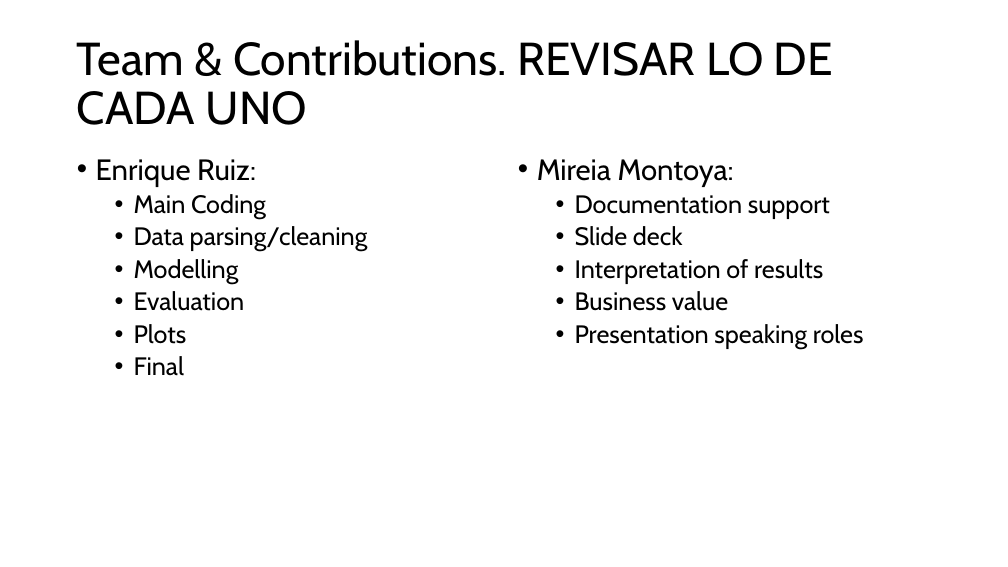
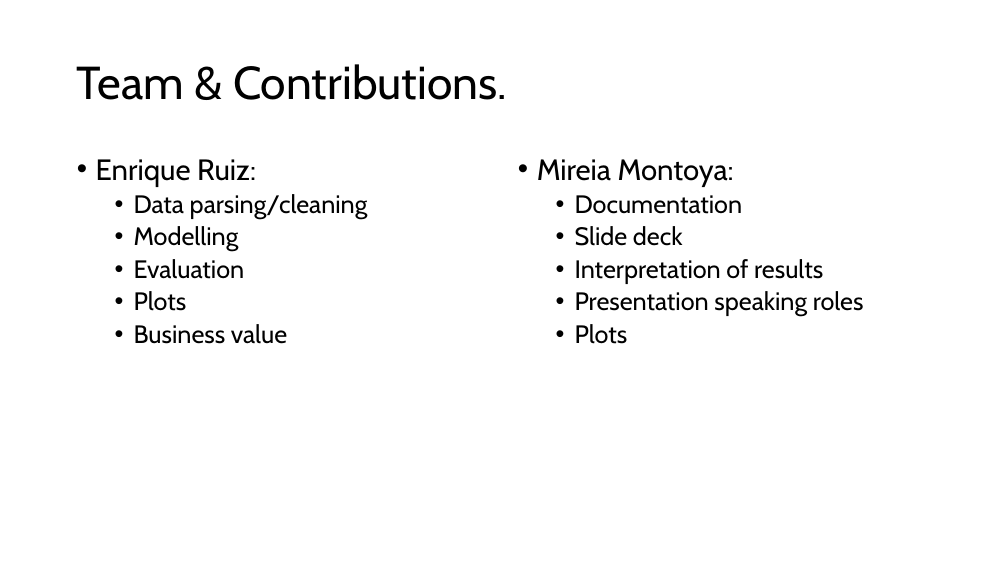
Before and after one commit to mireiamonbu/Spanish-Forecasters-MireiaMontoya-EnriqueRuiz, a slide deck: slide 2 of presentation/CapstonProject.pptx. Drawn at 1008x567 pixels with LibreOffice and Linux fonts; fonts in the diff are those of the drawing. Boxes give left, top, right and bottom in pixels: in the first picture for what was removed or moved away, otherwise in the second. Text is boxed around its words. In the diff, an @@ line names an element or a change of style, - is before the commit and + after.

```diff
--- a/presentation/CapstonProject.pptx
+++ b/presentation/CapstonProject.pptx
@@ title at (77, 64, 507, 100): text changed @@
-Team & Contributions. REVISAR LO DE CADA UNO
+Team & Contributions.
@@ text at (134, 194, 266, 219): paragraph removed @@
-  • Main Coding
@@ text at (575, 195, 743, 214): text changed @@
-  • Documentation support
+  • Documentation
@@ text at (575, 291, 728, 311): paragraph removed @@
-  • Business value
@@ text at (134, 324, 287, 344): text changed @@
-  • Final
+  • Business value
@@ text at (575, 324, 628, 344): paragraph added @@
+  • Plots
```
Also in this commit, not shown: 3 other slides changed, 31 other files.
